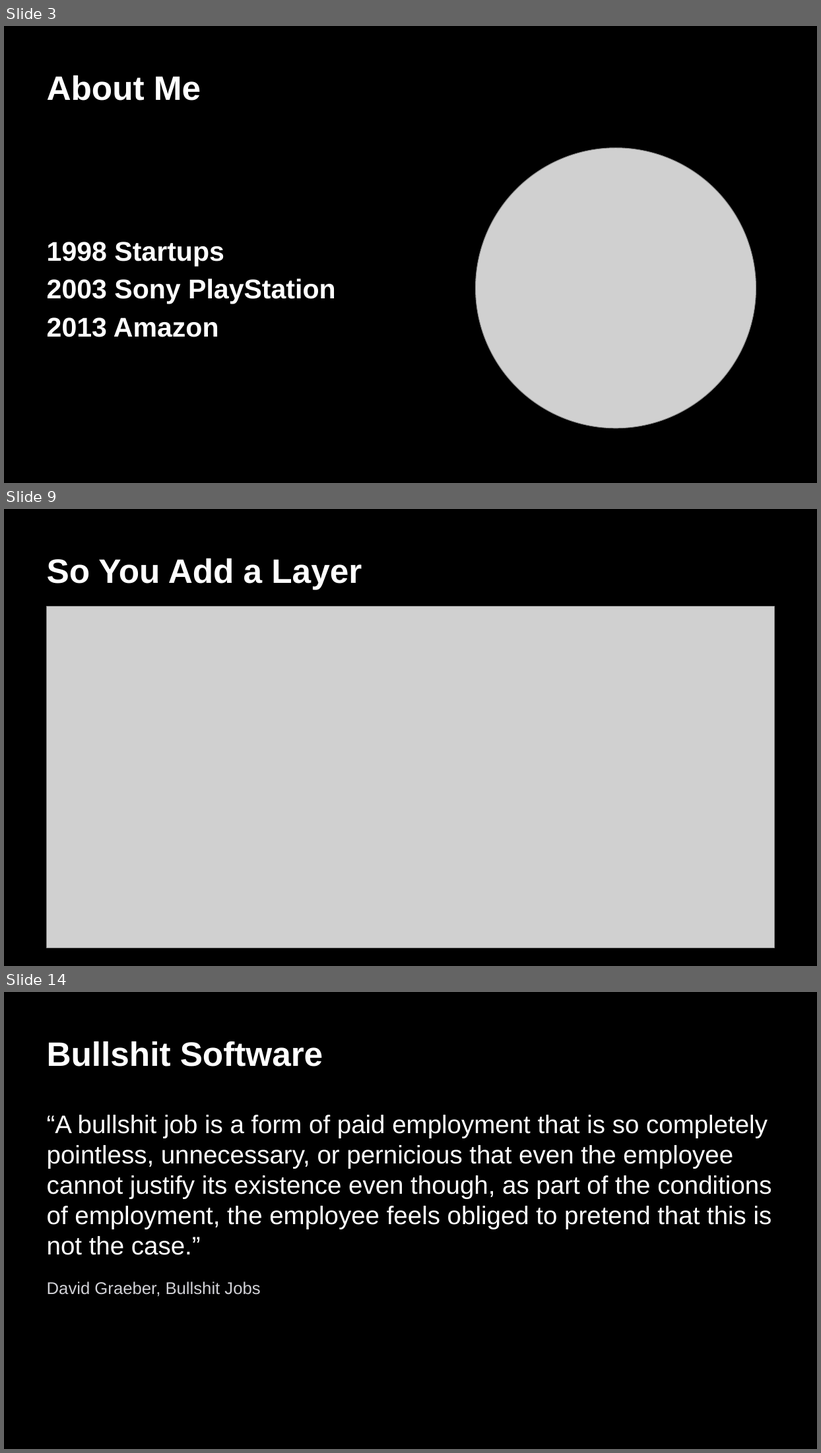
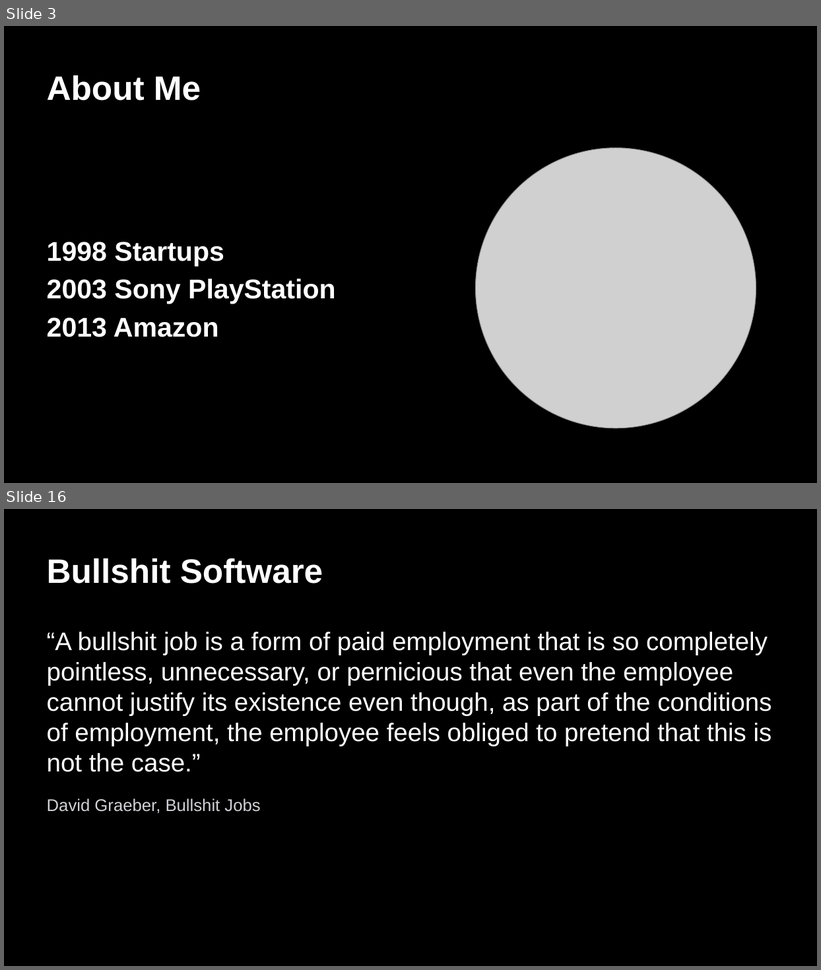
Before and after one commit to ivonnyssen/2026-0111, a slide deck: talk.pptx. Shown one above the other, each under a label of ours: slides 3, 9 and 14 before the commit, slides 3 and 16 after it; the slides between them are not shown. The pictures are 821x1453 and 821x970 pixels, drawn with LibreOffice and Linux fonts; fonts in the diff are those of the drawing; grey boxes stand for pictures. Boxes give left, top, right and bottom in pixels: in the first picture for what was removed or moved away, otherwise in the second. Text is boxed around its words. In the diff, an @@ line names an element or a change of style, - is before the commit and + after.

```diff
--- a/talk.pptx
+++ b/talk.pptx
@@ slide 9 removed at (4, 509, 817, 966), background #000000 @@
@@ title removed at (47, 558, 362, 590) @@
-So You Add a Layer
@@ picture removed at (47, 607, 774, 948) @@
@@ what was slide 14 is now slide 16 @@
```
Also in this commit, not shown: 9 slides changed, 8 slides added, 5 other slides removed, 9 other files.
